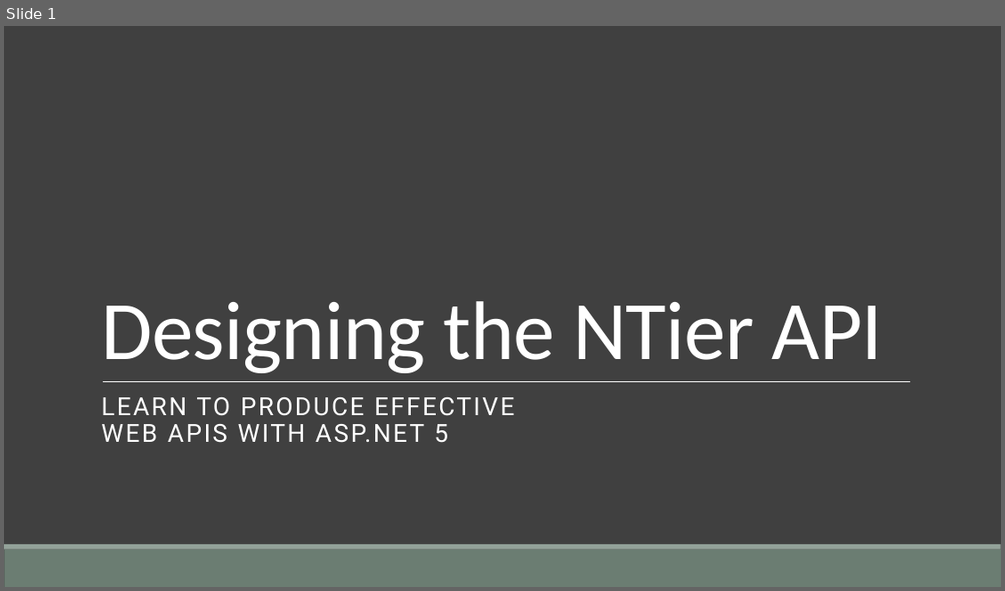
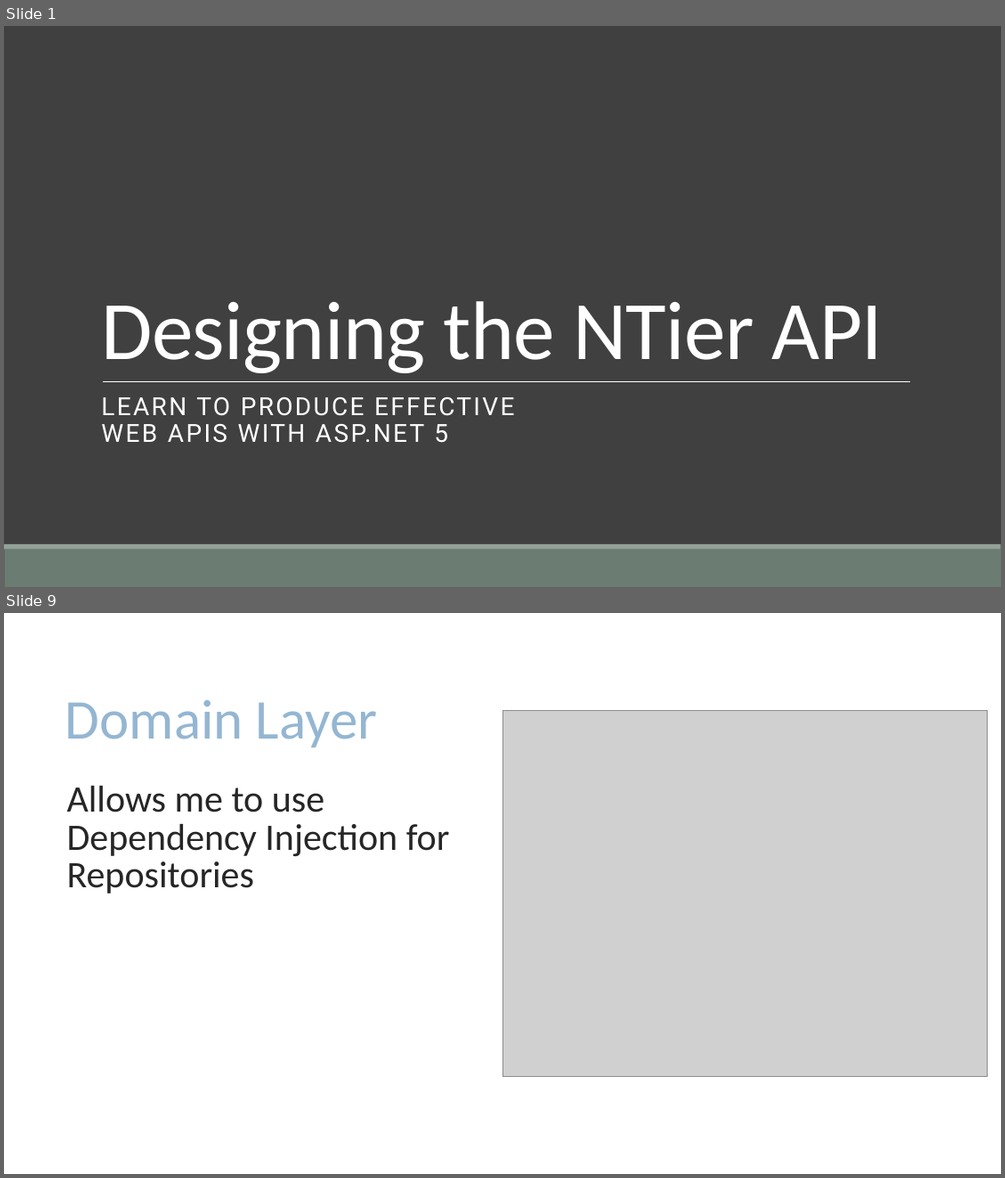
Before and after one commit to cwoodruff/aspnet-5-web-api-workshop, a slide deck: module-1/01-04 Designing the NTier Web API/01-04 Designing the NTier Web API.pptx. Shown one above the other, each under a label of ours: slide 1 before the commit, slides 1 and 9 after it; the slides between them are not shown. The pictures are 1005x591 and 1005x1178 pixels, drawn with LibreOffice and Linux fonts; fonts in the diff are those of the drawing; grey boxes stand for pictures; background and template pictures are left out. Boxes give left, top, right and bottom in pixels: in the first picture for what was removed or moved away, otherwise in the second. Text is boxed around its words. In the diff, an @@ line names an element or a change of style, - is before the commit and + after.

```diff
--- a/module-1/01-04 Designing the NTier Web API/01-04 Designing the NTier Web API.pptx
+++ b/module-1/01-04 Designing the NTier Web API/01-04 Designing the NTier Web API.pptx
@@ slide 9 added at box(4, 613, 1001, 1174), background #FFFFFF @@
@@ title added at box(65, 700, 377, 747), 54 pt, text #94B6D2 @@
+Domain Layer
@@ picture added at box(502, 710, 987, 1077) @@
@@ text added at box(67, 786, 450, 893), 36 pt, text #262626 @@
+Allows me to use Dependency Injection for Repositories
```
Also in this commit, not shown: 13 other slides added, 1 slide removed, 10 other files.
